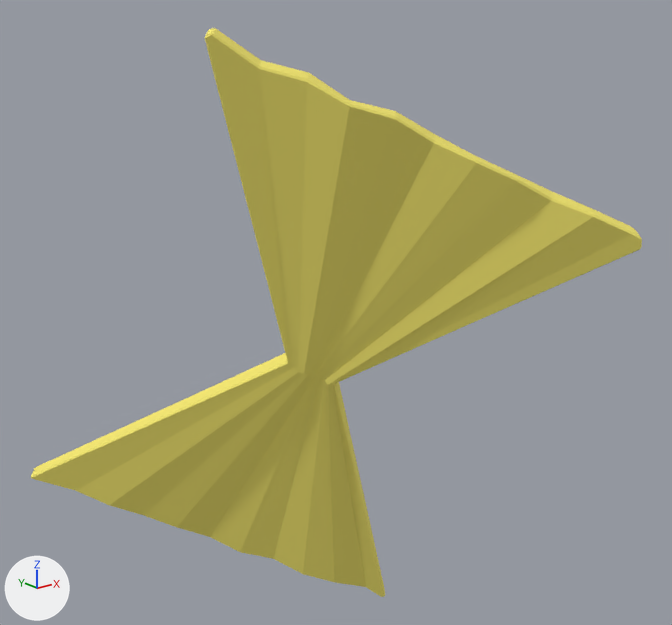
One commit to the glTF model assets/Plane.010.gltf: the scene before it, then after it.
The view is the same before and after, from a 50 mm camera at (6.83, 16.82, 9.88) aimed at (11.83, 23.08, 7.38). The axes (+X, +Y, +Z) are drawn at lower left. The lights are the same throughout. Where no turn or scale is listed for an object, it has been applied to the vertices.
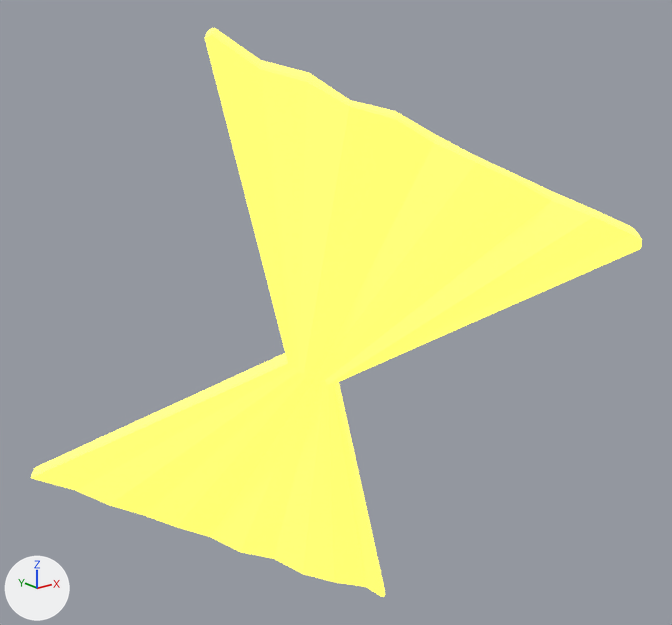
The change, as a list of edits to the scene's bpy script:
```text
Change mat_pasta_material_new:
    where n0 = _N.new('ShaderNodeBsdfPrincipled'); n0.name = 'Principled BSDF'
    add n0.inputs[27].default_value = (1.0, 0.943, 0.102, 1.0)  # 'Emission Color', yellow #fff95a
    add n0.inputs[28].default_value = 1.2  # 'Emission Strength'
```

Boxes [x1, y1, x2, y2] around the edits, measured in the pictures (672 x 625 px):
'Plane.010', recoloured, surface changed
    both: [31, 28, 642, 597]
